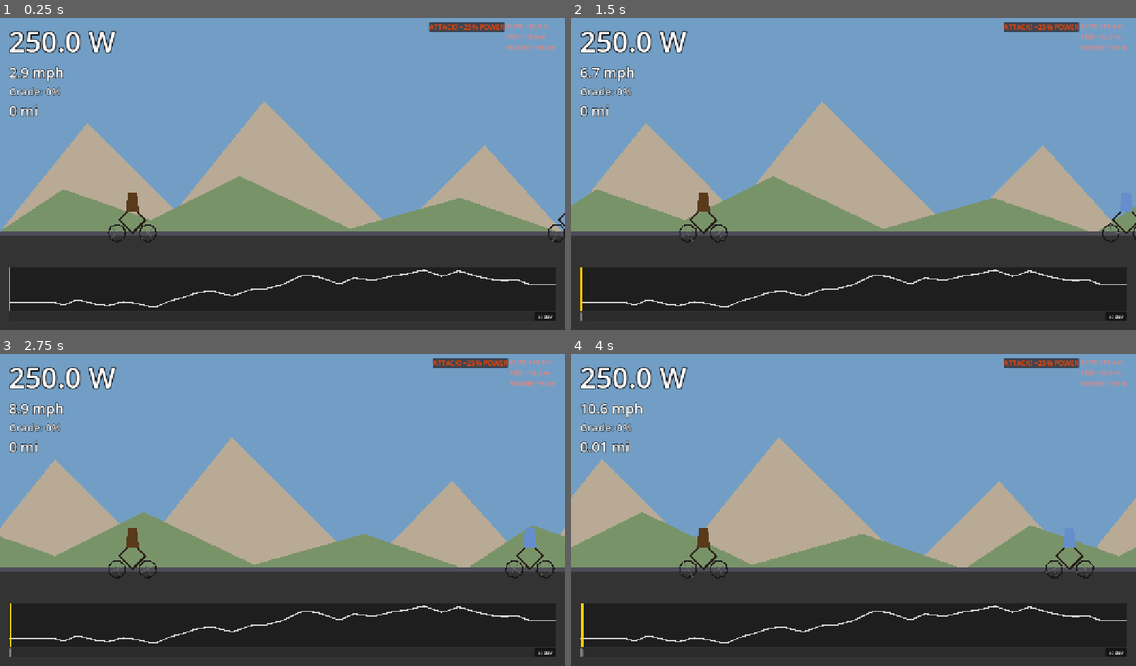
Above: before the commit, frames 1-4 (two rows, left to right).
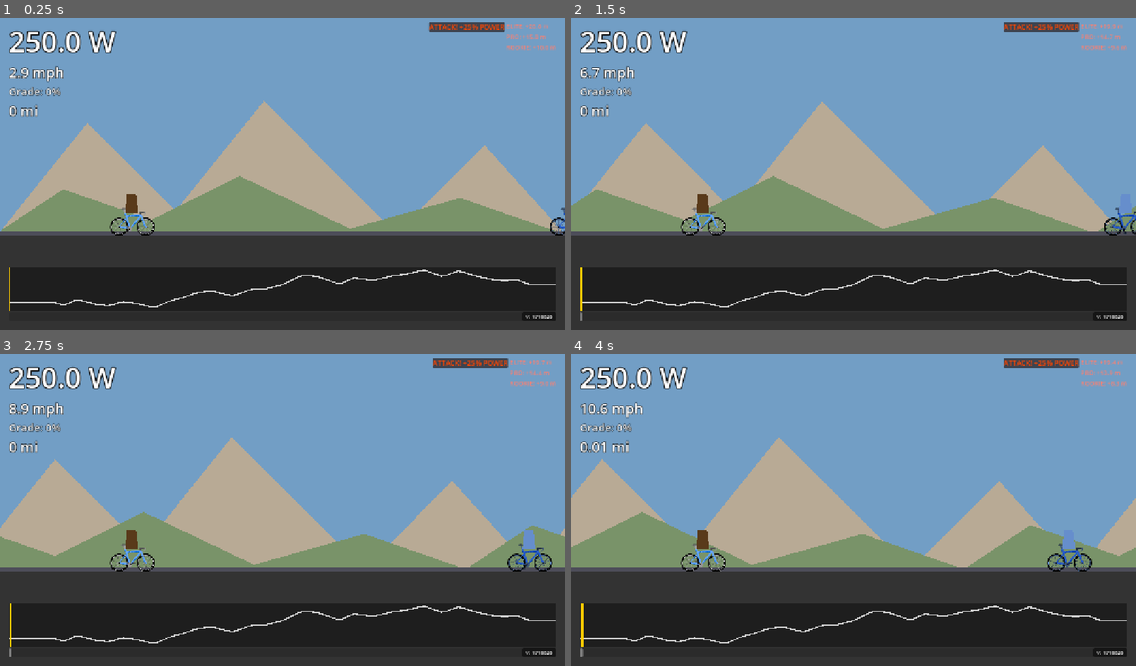
Above: after the commit, the same moments.

Repository: alexkibler/spokes-godot
Game: Godot game, scene res://src/scenes/GameScene.tscn
The game is run twice, just before and just after one commit, with the same random seed, the same clock (stepped at 60 frames per second) and the same inputs. This scene is started directly instead of the project's main scene.
Inputs (mouse positions are in pixels of both pictures, inside the frame that each line leads up to):
- Up to frame 1 (0.25 s): no input
- Up to frame 2 (1.5 s): tap Enter at 0.5 s; move the mouse to (977, 155) at 0.52 s; hold Shift 0.53-1.25 s; click (977, 155) at 0.67 s; drag from (740, 186) to (825, 236) at 1.27 s
- Up to frame 3 (2.75 s): move the mouse to (339, 438) at 2.02 s; tap Ctrl at 2.1 s; click (339, 438) at 2.17 s
- Up to frame 4 (4 s): drag from (825, 572) to (684, 460) at 2.77 s; move the mouse to (1023, 553) at 3.52 s; hold Shift from 3.53 s (still down); click (1023, 553) at 3.67 s

The runs differ from the first frame. In frame 1, 0.5% of the frame differs, in the area x 19-100%, y 55-97%; in frame 2, 0.7%; in frame 3, 0.8%, in the area x 19-99%, y 55-97%; in frame 4, 0.8%.

Commit message:
Fix speed control formatting and update cyclist visuals

Diff:
--- a/src/autoloads/BuildInfo.gd
+++ b/src/autoloads/BuildInfo.gd
@@ -3,7 +3,7 @@
 # This file is automatically updated by the CI/CD pipeline.
 # DO NOT EDIT MANUALLY.
 
-const COMMIT_HASH: String = "dev"
+const COMMIT_HASH: String = "17166263574b3dd8d22979cb2a7fe7cefe2d379b"
 
 func _ready() -> void:
 	if OS.has_feature("web"):
--- a/src/scenes/CyclistVisuals.tscn
+++ b/src/scenes/CyclistVisuals.tscn
@@ -1,35 +1,16 @@
 [gd_scene load_steps=2 format=3]
+
+[ext_resource type="Texture2D" uid="uid://c_bike_rider" path="res://assets/Bike_Rider_Sheet.png" id="1_sprite"]
 
 [node name="CyclistVisuals" type="Node2D"]
 
-[node name="Frame" type="Line2D" parent="."]
-points = PackedVector2Array(-30, -30, 0, -60, 30, -30, 0, 0, -30, -30)
-width = 4.0
-default_color = Color(0.164706, 0.12549, 0.0941176, 1)
+[node name="Sprite2D" type="Sprite2D" parent="."]
+position = Vector2(0, -45)
+scale = Vector2(0.8, 0.8)
+texture = ExtResource("1_sprite")
+hframes = 12
 
 [node name="Rider" type="Polygon2D" parent="."]
-position = Vector2(0, -65)
+position = Vector2(-2, -62)
 polygon = PackedVector2Array(-15, 15, 15, 15, 10, -30, -10, -30)
 color = Color(0.352941, 0.227451, 0.101961, 1)
-
-[node name="WheelBack" type="Line2D" parent="."]
-position = Vector2(-35, 0)
-points = PackedVector2Array(0, -20, 14, -14, 20, 0, 14, 14, 0, 20, -14, 14, -20, 0, -14, -14, 0, -20)
-width = 3.0
-default_color = Color(0.1, 0.1, 0.1, 1)
-
-[node name="Spokes" type="Line2D" parent="WheelBack"]
-points = PackedVector2Array(-20, 0, 20, 0, 0, 0, 0, -20, 0, 20)
-width = 1.0
-default_color = Color(0.4, 0.4, 0.4, 1)
-
-[node name="WheelFront" type="Line2D" parent="."]
-position = Vector2(35, 0)
-points = PackedVector2Array(0, -20, 14, -14, 20, 0, 14, 14, 0, 20, -14, 14, -20, 0, -14, -14, 0, -20)
-width = 3.0
-default_color = Color(0.1, 0.1, 0.1, 1)
-
-[node name="Spokes" type="Line2D" parent="WheelFront"]
-points = PackedVector2Array(-20, 0, 20, 0, 0, 0, 0, -20, 0, 20)
-width = 1.0
-default_color = Color(0.4, 0.4, 0.4, 1)
--- a/src/scenes/GameScene.gd
+++ b/src/scenes/GameScene.gd
@@ -157,8 +157,11 @@
 		environment.add_child(g_node)
 
 		# Style the ghost
-		var rider_n = g_node.get_node("Rider")
-		rider_n.color = Color.from_hsv(0.6 + i * 0.1, 0.5, 0.8)
+		var sprite = g_node.get_node("Sprite2D")
+		var rider = g_node.get_node("Rider")
+		var color = Color.from_hsv(0.6 + i * 0.1, 0.5, 0.8)
+		sprite.modulate = color
+		rider.color = color
 
 		var ghost_state = {
 			"label": labels[i],
@@ -478,12 +481,24 @@
 	get_tree().process_frame.connect(_build_elevation_graph, CONNECT_ONE_SHOT)
 
 func _animate_cyclist(node: Node2D, w_rot: float, vel: float) -> void:
-	node.get_node("WheelBack").rotation = w_rot
-	node.get_node("WheelFront").rotation = w_rot
-
-	var bob = sin(Time.get_ticks_msec() * 0.01) * (3.0 if vel > 1.0 else 0.5)
-	node.get_node("Rider").position.y = -65 + bob
-
+	var sprite: Sprite2D = node.get_node("Sprite2D")
+	var rider: Polygon2D = node.get_node("Rider")
+
+	if vel > 0.1:
+		# Use w_rot to determine frame (0 to 11)
+		# 2*PI radians is one full rotation
+		var frames = 12
+		var frame_idx = int(fmod(w_rot, 2.0 * PI) / (2.0 * PI) * frames)
+		if frame_idx < 0: frame_idx += frames
+		sprite.frame = frame_idx
+
+		# Bob the rider
+		var bob = sin(Time.get_ticks_msec() * 0.01) * 3.0
+		rider.position.y = -62 + bob
+	else:
+		# Stationary frame
+		sprite.frame = 0
+		rider.position.y = -62
 func _create_speed_control() -> void:
 	var layer = CanvasLayer.new()
 	layer.layer = 10
@@ -511,7 +526,7 @@
 
 	for speed in [1.0, 2.0, 5.0, 10.0]:
 		var btn = Button.new()
-		btn.text = "%gx" % speed
+		btn.text = str(speed) + "x"
 		btn.custom_minimum_size = Vector2(48, 32)
 		btn.add_theme_font_size_override("font_size", 16)
 		btn.add_theme_color_override("font_color", Color.WHITE)
Binary file added: assets/Bike_Rider_Sheet.png
Not shown, added: assets/Bike_Rider_Sheet.png.import
Not shown, changed: ALGORITHMS_OVERVIEW.md
